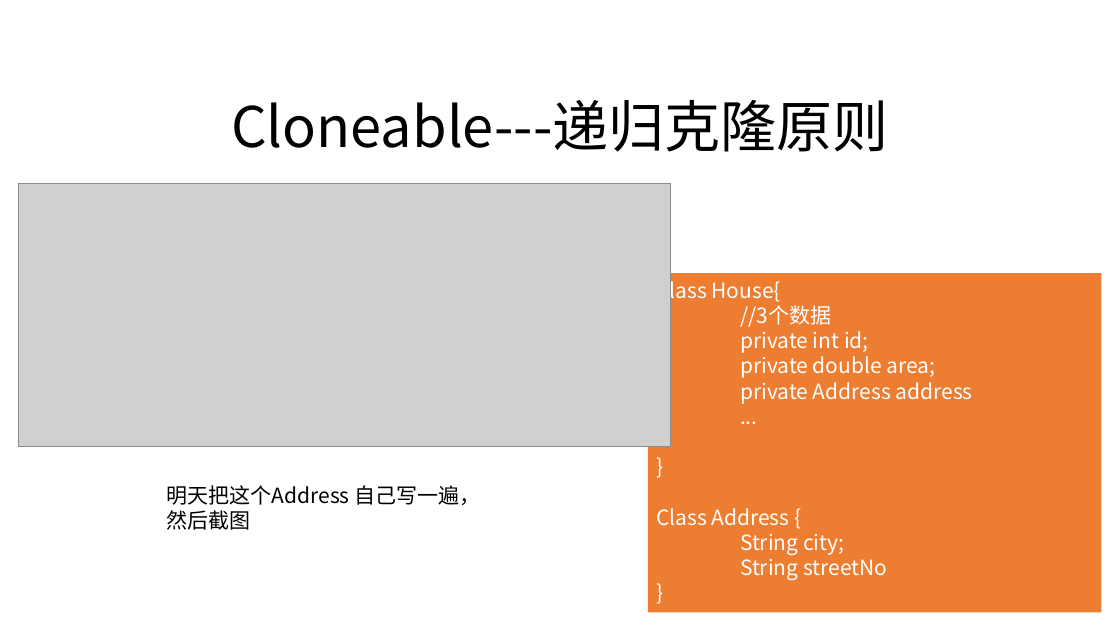
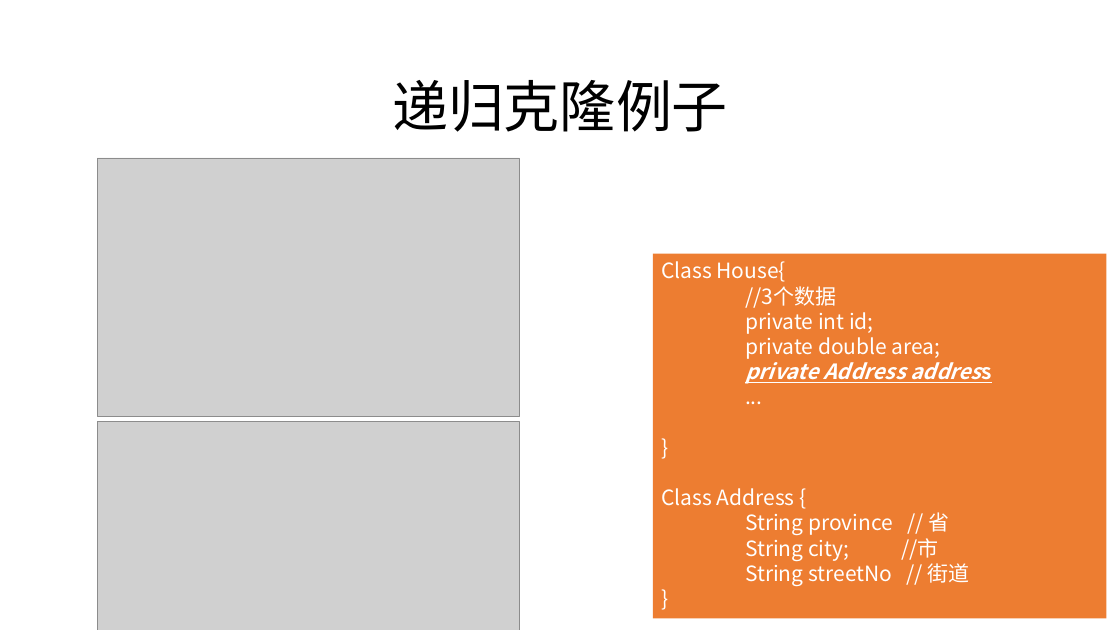
Before and after one commit to zjyesir/hmc_java_1, a slide deck: slide 29 of ppt/12.抽象类和接口.pptx (slide 27 before the commit). Drawn at 1120x630 pixels with LibreOffice and Linux fonts; fonts in the diff are those of the drawing; grey boxes stand for pictures; background and template pictures are left out. Boxes give left, top, right and bottom in pixels: in the first picture for what was removed or moved away, otherwise in the second. Text is boxed around its words. In the diff, an @@ line names an element or a change of style, - is before the commit and + after.

```diff
--- a/ppt/12.抽象类和接口.pptx
+++ b/ppt/12.抽象类和接口.pptx
@@ text at (392,80,728,132): text changed @@
-Cloneable---递归克隆原则
+递归克隆例子
@@ picture: place and size @@
-picture at (18,183,670,447)
+picture at (97,158,520,416)
@@ rectangle "Class House{": place and size @@
-rectangle "Class House{" at (648,273,1102,613)
+rectangle "Class House{" at (653,254,1107,618)
@@ text in rectangle at (745,312,941,384): bold on, italic on, underline on in "private Address address" @@
@@ picture added at (97,421,520,630) @@
@@ text removed at (167,485,480,530) @@
-明天把这个Address 自己写一遍，然后截图
@@ text in rectangle at (745,512,970,586): text changed @@
-String city;
-String streetNo
+String province // 省
+String city; //市
+String streetNo // 街道
```
Also in this commit, not shown: 15 other slides changed, 6 slides added, 2 slides removed, 3 other files.
